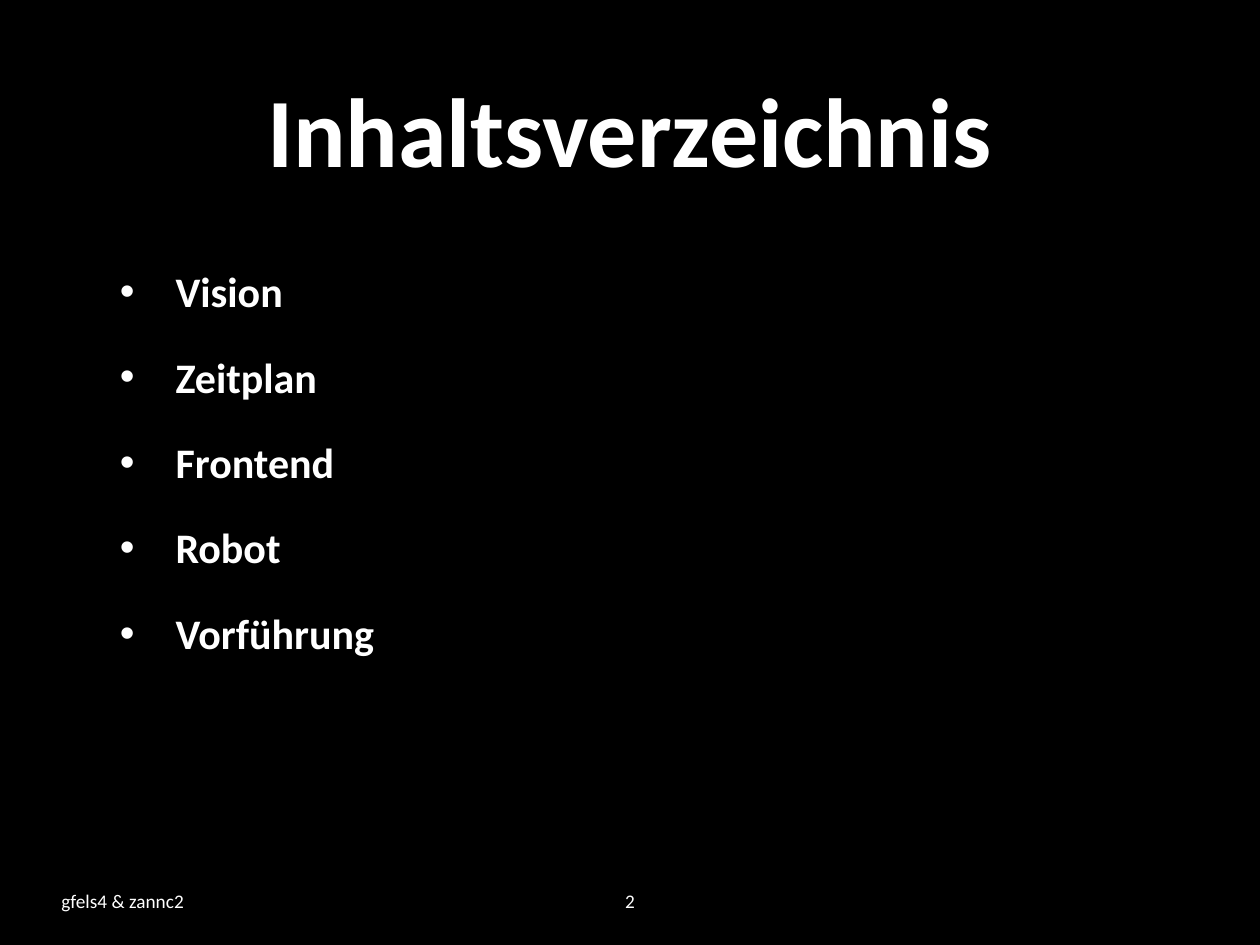
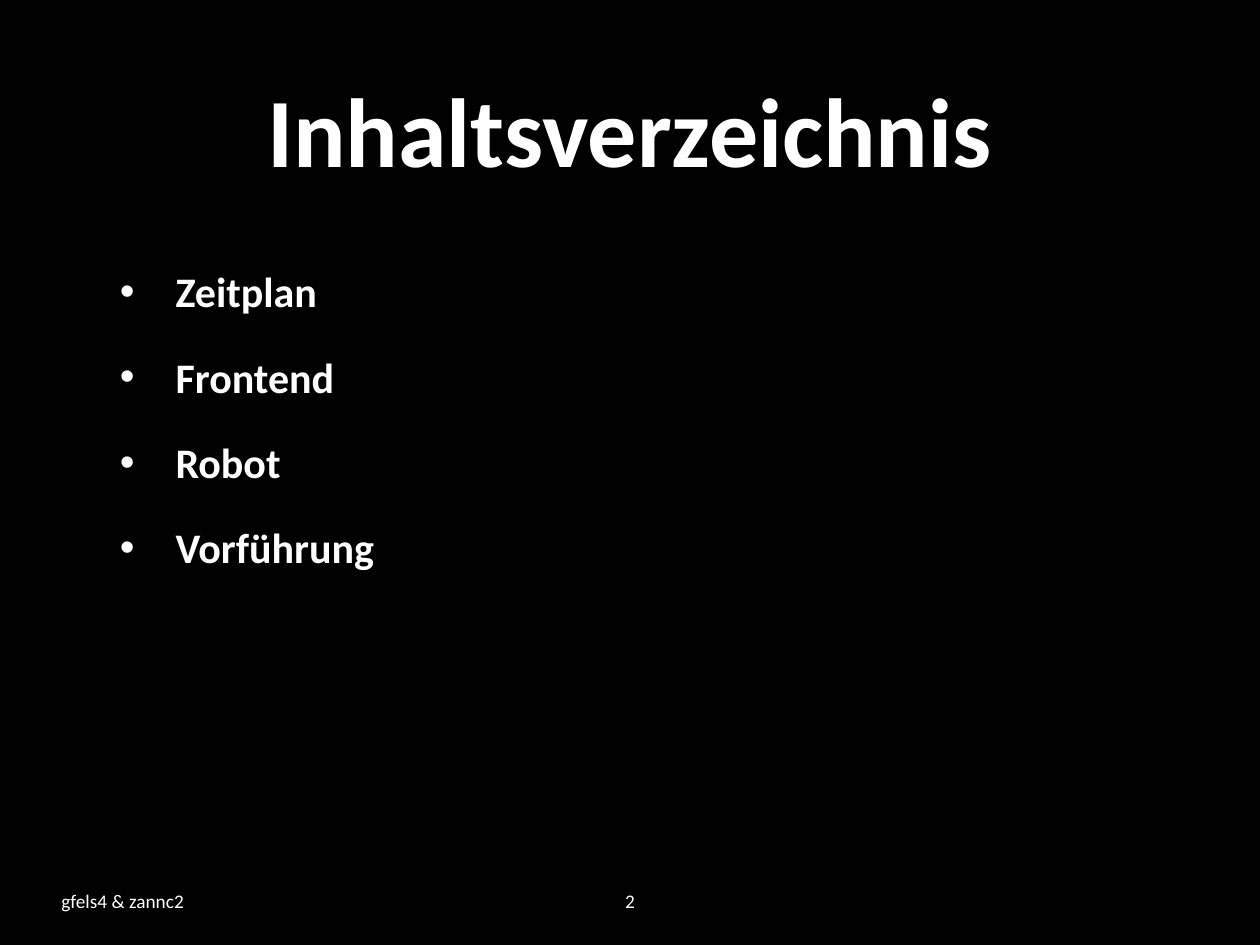
Before and after one commit to zannc2/SearchRobot, a slide deck: slide 2 of SearchRobot/doc/presentation.pptx. Drawn at 1260x945 pixels with LibreOffice and Linux fonts; fonts in the diff are those of the drawing; background and template pictures are left out. Boxes give left, top, right and bottom in pixels: in the first picture for what was removed or moved away, otherwise in the second. Text is boxed around its words. In the diff, an @@ line names an element or a change of style, - is before the commit and + after.

```diff
--- a/SearchRobot/doc/presentation.pptx
+++ b/SearchRobot/doc/presentation.pptx
@@ text at (176, 277, 283, 308): paragraph removed @@
-• Vision
```
Also in this commit, not shown: 2 other slides changed, 3 slides added, 17 other files.
